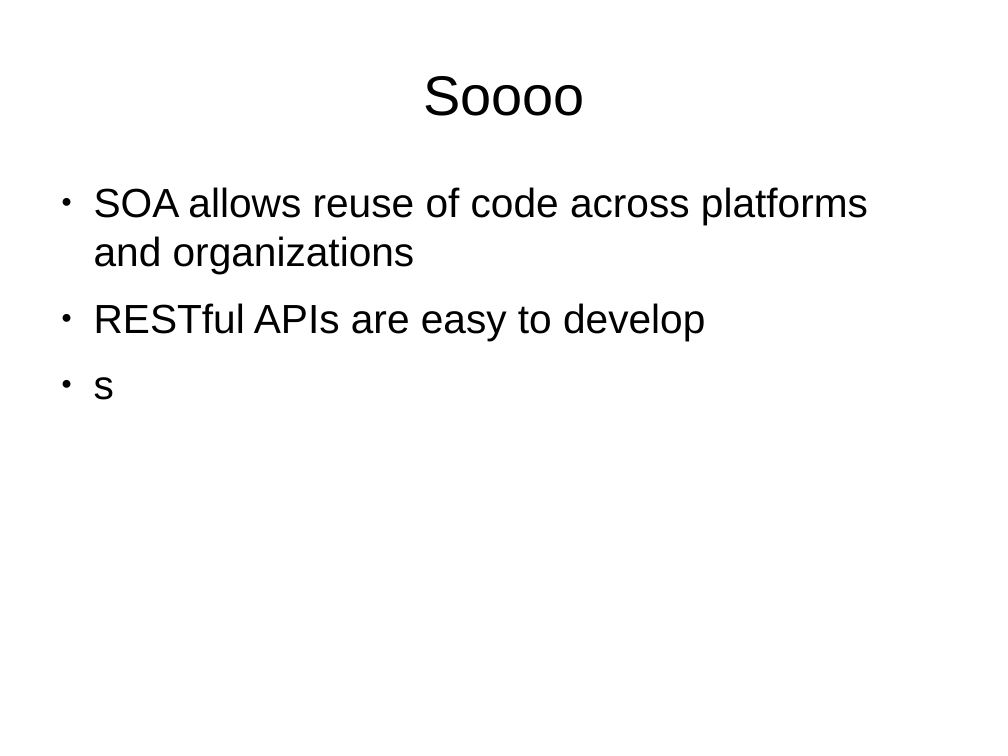
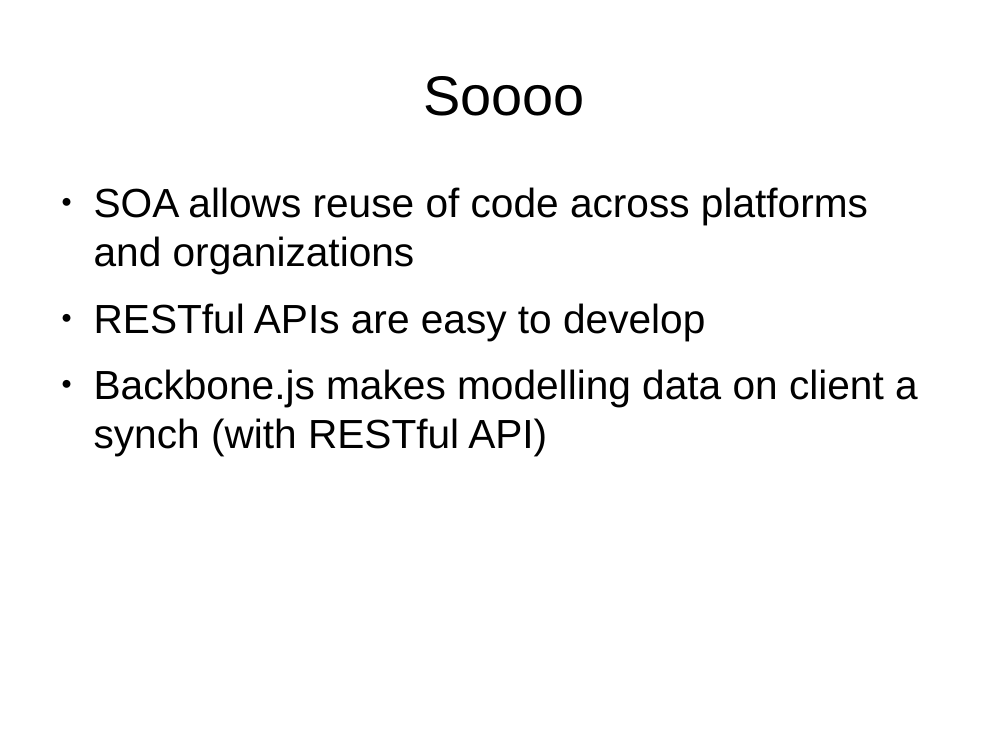
Before and after one commit to speakingcode/pres-soa-flask-backbone, a slide deck: slide 38 of soa-python-flask-backbonejs.odp (slide 37 before the commit). Drawn at 1008x756 pixels with LibreOffice and Linux fonts; fonts in the diff are those of the drawing. Boxes give left, top, right and bottom in pixels: in the first picture for what was removed or moved away, otherwise in the second. Text is boxed around its words. In the diff, an @@ line names an element or a change of style, - is before the commit and + after.

Commit message:
mo' slides

```diff
--- a/soa-python-flask-backbonejs.odp
+++ b/soa-python-flask-backbonejs.odp
@@ text at (94, 369, 918, 456): text changed @@
-● s
+● Backbone.js makes modelling data on client a synch (with RESTful API)
```
Also in this commit, not shown: 2 slides added.
